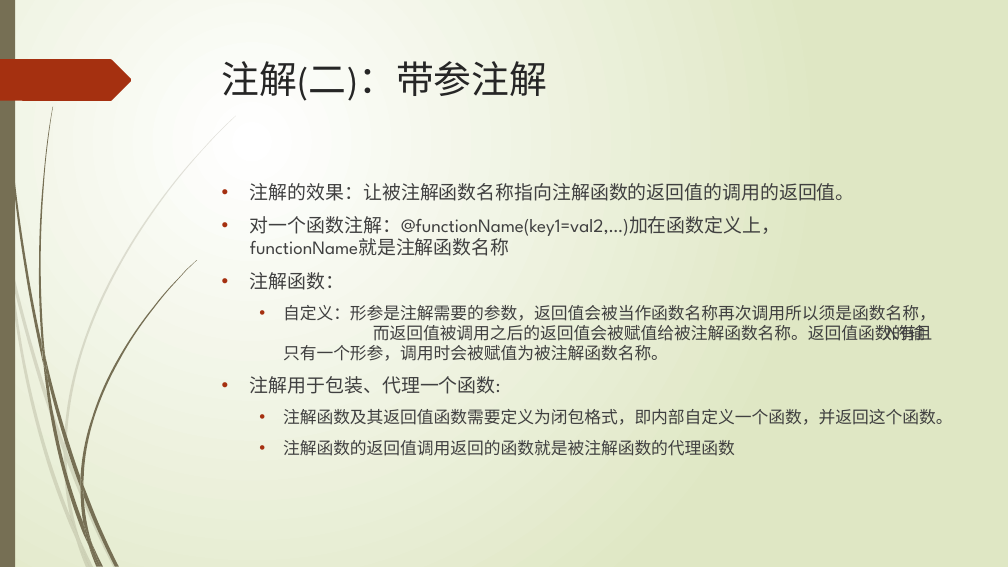
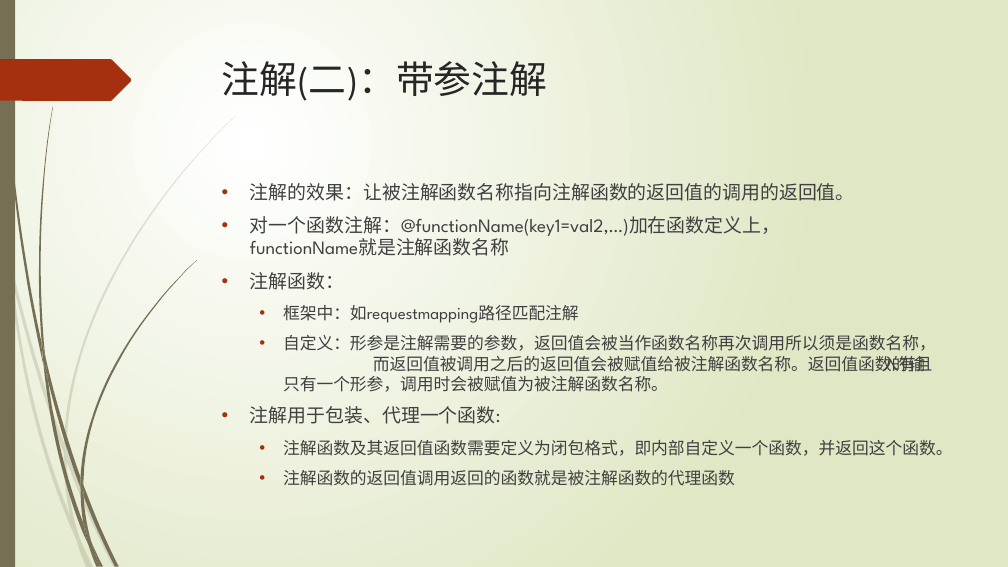
Before and after one commit to lspgithublxh/document, a slide deck: slide 42 of 编程语言/python/Python基础入门知识分享.pptx. Drawn at 1008x567 pixels with LibreOffice and Linux fonts; fonts in the diff are those of the drawing. Boxes give left, top, right and bottom in pixels: in the first picture for what was removed or moved away, otherwise in the second. Text is boxed around its words. In the diff, an @@ line names an element or a change of style, - is before the commit and + after.

```diff
--- a/编程语言/python/Python基础入门知识分享.pptx
+++ b/编程语言/python/Python基础入门知识分享.pptx
@@ text at box(283, 305, 579, 323): paragraph added @@
+  • 框架中：如requestmapping路径匹配注解
```
Also in this commit, not shown: 8 other slides changed, 1 slide added, 1 slide removed, 2 other files.
